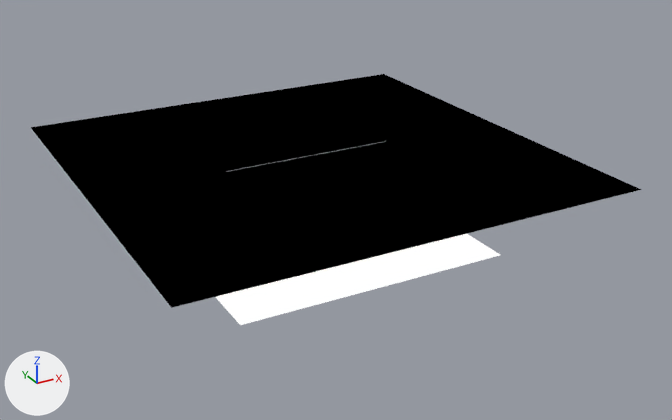
A saved change to the Blender file rendernormal.scorebar-colour.blend.
Both versions are drawn from a 50 mm camera at (-2.87, -5.61, 2.93) aimed at (0.14, -0.14, 0.19). The axes (+X, +Y, +Z) are drawn at lower left. The lights are the same throughout.
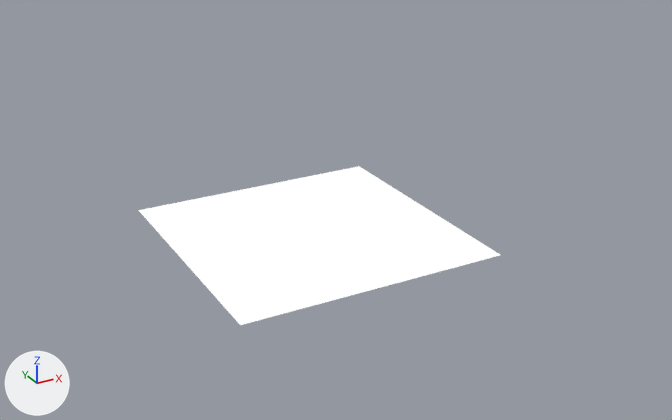
The change, as a list of edits to the scene's bpy script:
```text
Change ob_plane_001:
    add ob_plane_001.hide_set(True)  # its collection is switched off
```

Where the change shows, as pixel boxes (x1, y1, x2, y2) in the pictures (672 x 420 px):
'Plane.001', hidden: before (31, 74, 641, 308)
'Plane', unchanged, uncovered by the edit: before (216, 234, 500, 325); after (139, 166, 500, 325)
